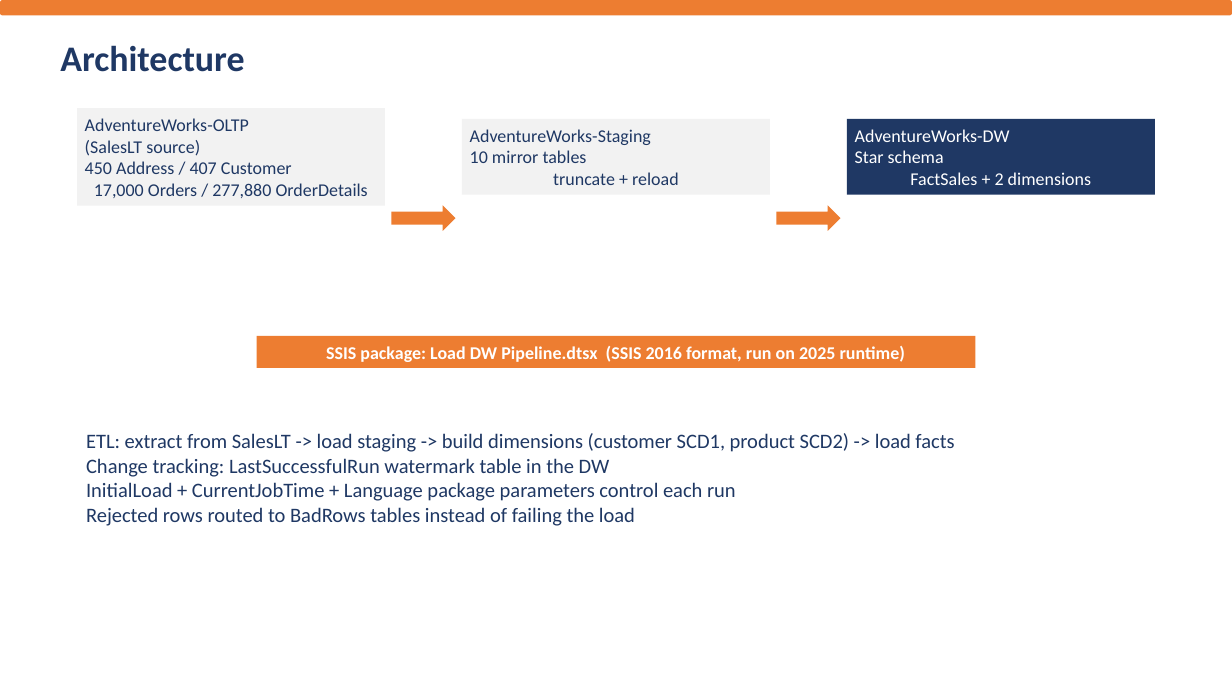
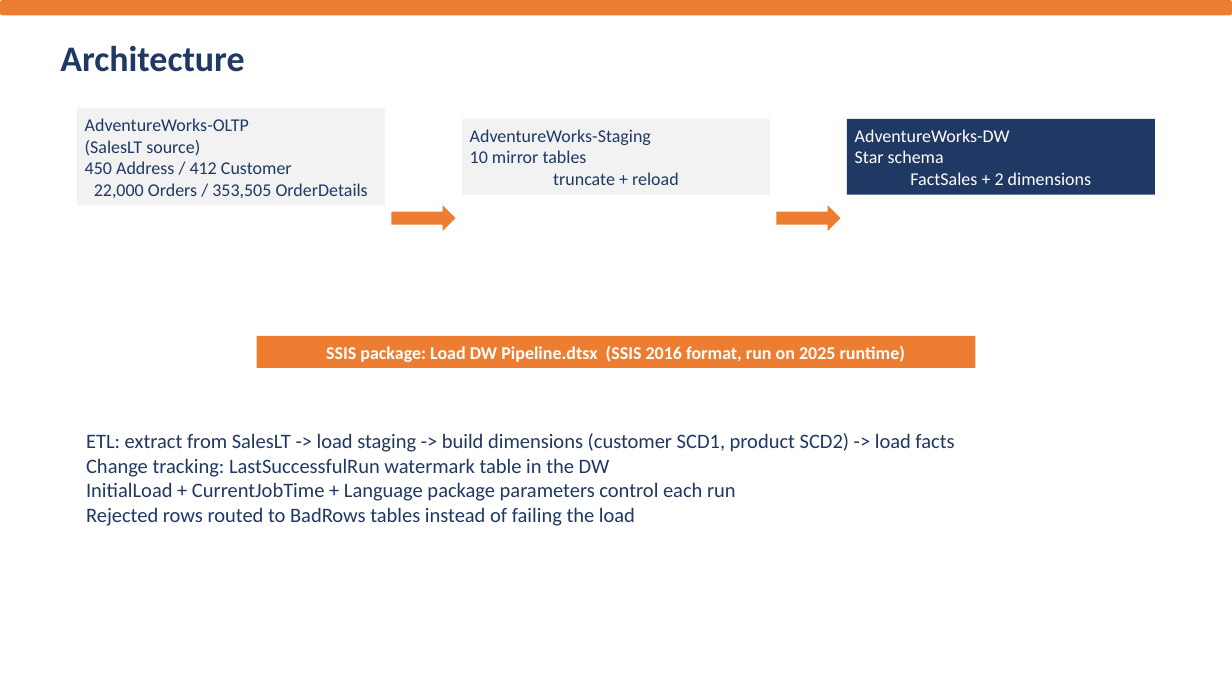
Before and after one commit to SayedGameaSayed/Ejada-Project, a slide deck: slide 3 of Docs/AdventureWorks_ETL_Presentation.pptx. Drawn at 1232x693 pixels with LibreOffice and Linux fonts; fonts in the diff are those of the drawing. Boxes give left, top, right and bottom in pixels: in the first picture for what was removed or moved away, otherwise in the second. Text is boxed around its words. In the diff, an @@ line names an element or a change of style, - is before the commit and + after.

Commit message:
Fix incremental reference staging + category mapping; verify OLTP vs OLAP equality (842/842, 0 mismatches); add V2 simulation, final DW backup, deck, submission zip

```diff
--- a/Docs/AdventureWorks_ETL_Presentation.pptx
+++ b/Docs/AdventureWorks_ETL_Presentation.pptx
@@ text in rectangle at (85,118,368,198): text changed @@
-AdventureWorks-OLTP
-(SalesLT source)
-450 Address / 407 Customer
-17,000 Orders / 277,880 OrderDetails
+AdventureWorks-OLTP
+(SalesLT source)
+450 Address / 412 Customer
+22,000 Orders / 353,505 OrderDetails
```
Also in this commit, not shown: 4 other slides changed, 6 other files.
